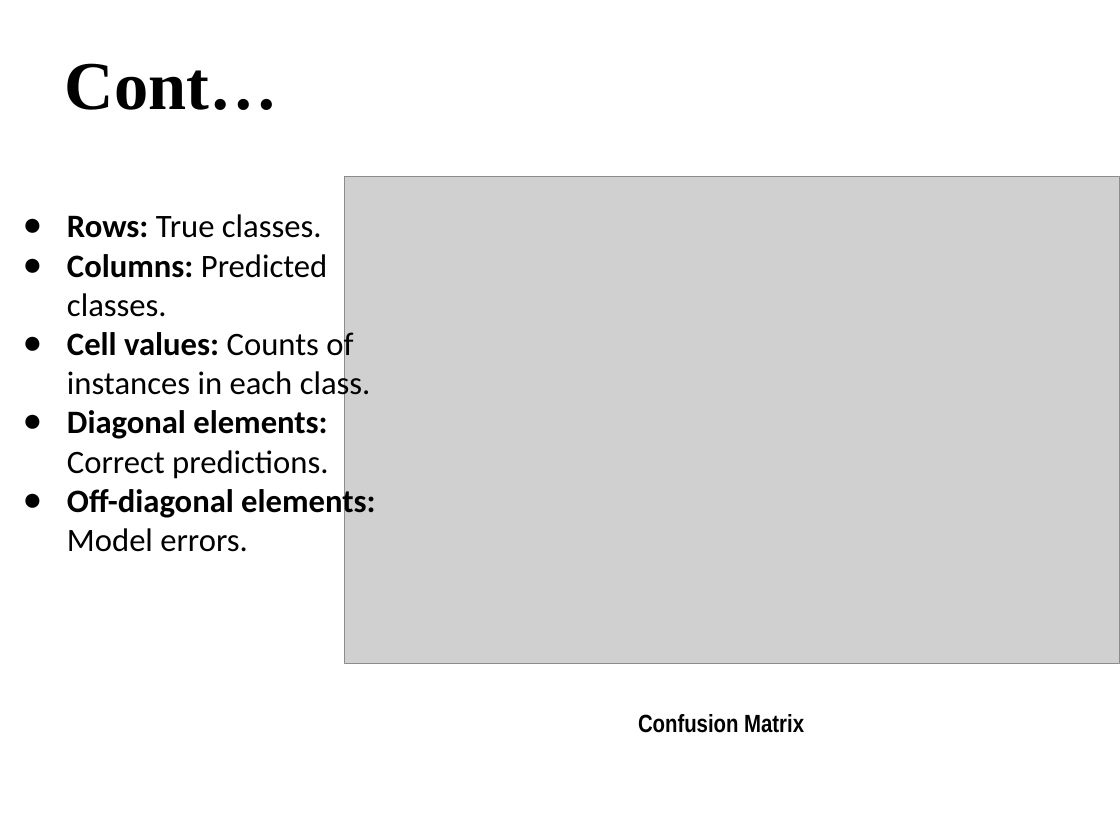
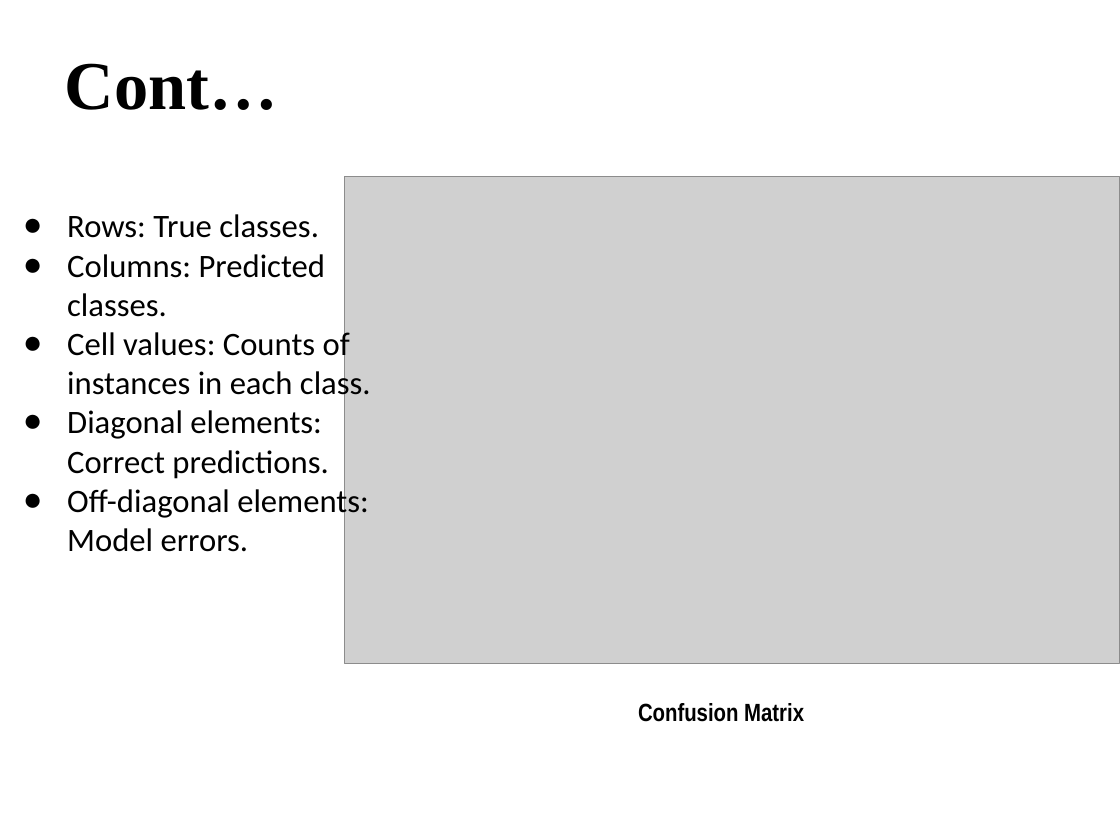
Before and after one commit to ATESAM-ABDULLAH/ASL-alphabet-recognition, a slide deck: slide 9 of Paper/CCECE - ASL sign Recognition using CNNs.pptx. Drawn at 1120x840 pixels with LibreOffice and Linux fonts; fonts in the diff are those of the drawing; grey boxes stand for pictures; background and template pictures are left out. Boxes give left, top, right and bottom in pixels: in the first picture for what was removed or moved away, otherwise in the second. Text is boxed around its words. In the diff, an @@ line names an element or a change of style, - is before the commit and + after.

```diff
--- a/Paper/CCECE - ASL sign Recognition using CNNs.pptx
+++ b/Paper/CCECE - ASL sign Recognition using CNNs.pptx
@@ text "Rows: True classes." at (x1=67, y1=214, x2=371, y2=552): bold off in "Rows:", "Columns:", "Cell values:", "Diagonal elements:" and 1 more places @@
@@ text "Confusion Matrix" moved from (x1=638, y1=714, x2=804, y2=733) to (x1=638, y1=703, x2=804, y2=722) @@
```
Also in this commit, not shown: 8 other slides changed, 3 other files.
